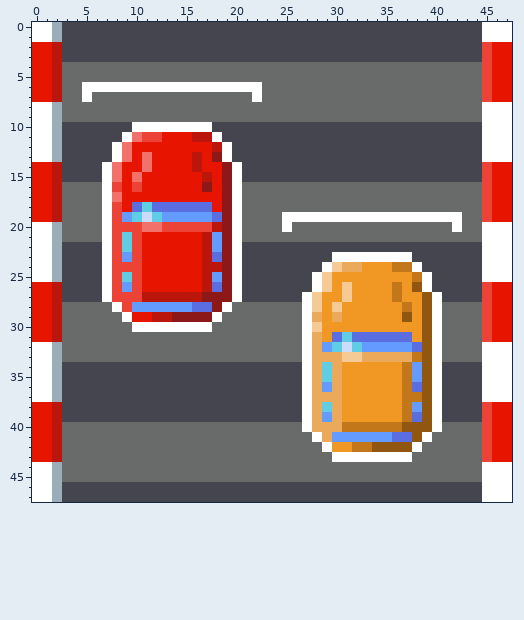
Two states of a pixel-art file, icon/icon-48.ase. This is how it looked before the edit.
48x48 pixels, 1 frame.
The result:
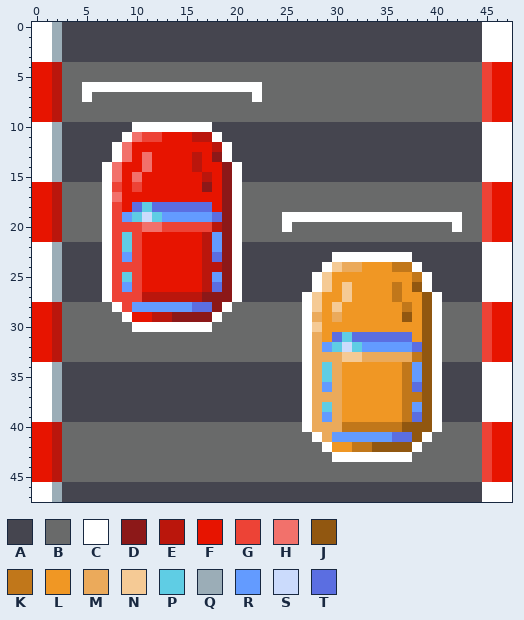
Palette (. is transparent): A #45454f  B #696a6a  C #ffffff  D #8c1818  E #ba160c  F #e71400  G #ed4336  H #f2716b  J #915710  K #c1771a  L #f09724  M #ebaa5b  N #f5ca95  P #5fcde4  Q #9badb7  R #639bff  S #cbdbfc  T #5b6ee1
Difference:
--- layer "borders"
@@ x 0..47 @@
  1 CCQAAAAAAAAAAAAAAAAAAAAAAAAAAAAAAAAAAAAAAAAAACCC
- 2 FFEAAAAAAAAAAAAAAAAAAAAAAAAAAAAAAAAAAAAAAAAAAGFF
- 3 FFEAAAAAAAAAAAAAAAAAAAAAAAAAAAAAAAAAAAAAAAAAAGFF
+ 2 CCQAAAAAAAAAAAAAAAAAAAAAAAAAAAAAAAAAAAAAAAAAACCC
+ 3 CCQAAAAAAAAAAAAAAAAAAAAAAAAAAAAAAAAAAAAAAAAAACCC
  4 FFEBBBBBBBBBBBBBBBBBBBBBBBBBBBBBBBBBBBBBBBBBBGFF
@@ x 0..47 @@
  7 FFEBBCBBBBBBBBBBBBBBBBCBBBBBBBBBBBBBBBBBBBBBBGFF
- 8 CCQBBBBBBBBBBBBBBBBBBBBBBBBBBBBBBBBBBBBBBBBBBCCC
- 9 CCQBBBBBBBBBBBBBBBBBBBBBBBBBBBBBBBBBBBBBBBBBBCCC
+ 8 FFEBBBBBBBBBBBBBBBBBBBBBBBBBBBBBBBBBBBBBBBBBBGFF
+ 9 FFEBBBBBBBBBBBBBBBBBBBBBBBBBBBBBBBBBBBBBBBBBBGFF
 10 CCQAAAAAAACCCCCCCCAAAAAAAAAAAAAAAAAAAAAAAAAAACCC
@@ x 0..47 @@
 13 CCQAAAAACHFHFFFFEFDCAAAAAAAAAAAAAAAAAAAAAAAAACCC
-14 FFEAAAACHFFHFFFFEFFDCAAAAAAAAAAAAAAAAAAAAAAAAGFF
-15 FFEAAAACHFHFFFFFFEFDCAAAAAAAAAAAAAAAAAAAAAAAAGFF
+14 CCQAAAACHFFHFFFFEFFDCAAAAAAAAAAAAAAAAAAAAAAAACCC
+15 CCQAAAACHFHFFFFFFEFDCAAAAAAAAAAAAAAAAAAAAAAAACCC
 16 FFEBBBBCGFGFFFFFFDFDCBBBBBBBBBBBBBBBBBBBBBBBBGFF
@@ x 0..47 @@
 19 FFEBBBBCGRPSPRRRRRTDCBBBBCCCCCCCCCCCCCCCCCCBBGFF
-20 CCQBBBBCGGGHHGGGGGEDCBBBBCBBBBBBBBBBBBBBBBCBBCCC
-21 CCQBBBBCGPGFFFFFFERDCBBBBBBBBBBBBBBBBBBBBBBBBCCC
+20 FFEBBBBCGGGHHGGGGGEDCBBBBCBBBBBBBBBBBBBBBBCBBGFF
+21 FFEBBBBCGPGFFFFFFERDCBBBBBBBBBBBBBBBBBBBBBBBBGFF
 22 CCQAAAACGPGFFFFFFERDCAAAAAAAAAAAAAAAAAAAAAAAACCC
@@ x 0..47 @@
 25 CCQAAAACGPGFFFFFFERDCAAAAAAACNLLLLLLLLKCAAAAACCC
-26 FFEAAAACGRGFFFFFFETDCAAAAAAACNLNLLLLKLJCAAAAAGFF
-27 FFEAAAACGGGEEEEEEDDDCAAAAAACNLLNLLLLKLLJCAAAAGFF
+26 CCQAAAACGRGFFFFFFETDCAAAAAAACNLNLLLLKLJCAAAAACCC
+27 CCQAAAACGGGEEEEEEDDDCAAAAAACNLLNLLLLKLLJCAAAACCC
 28 FFEBBBBBCGRRRRRRTTDCBBBBBBBCNLNLLLLLLKLJCBBBBGFF
@@ x 0..47 @@
 31 FFEBBBBBBBBBBBBBBBBBBBBBBBBCMLTPTTTTTTLJCBBBBGFF
-32 CCQBBBBBBBBBBBBBBBBBBBBBBBBCMRPSPRRRRRTJCBBBBCCC
-33 CCQBBBBBBBBBBBBBBBBBBBBBBBBCMMMNNMMMMMKJCBBBBCCC
+32 FFEBBBBBBBBBBBBBBBBBBBBBBBBCMRPSPRRRRRTJCBBBBGFF
+33 FFEBBBBBBBBBBBBBBBBBBBBBBBBCMMMNNMMMMMKJCBBBBGFF
 34 CCQAAAAAAAAAAAAAAAAAAAAAAAACMPMLLLLLLKRJCAAAACCC
@@ x 0..47 @@
 37 CCQAAAAAAAAAAAAAAAAAAAAAAAACMMMLLLLLLKKJCAAAACCC
-38 FFEAAAAAAAAAAAAAAAAAAAAAAAACMPMLLLLLLKRJCAAAAGFF
-39 FFEAAAAAAAAAAAAAAAAAAAAAAAACMRMLLLLLLKTJCAAAAGFF
+38 CCQAAAAAAAAAAAAAAAAAAAAAAAACMPMLLLLLLKRJCAAAACCC
+39 CCQAAAAAAAAAAAAAAAAAAAAAAAACMRMLLLLLLKTJCAAAACCC
 40 FFEBBBBBBBBBBBBBBBBBBBBBBBBCMMMKKKKKKJJJCBBBBGFF
@@ x 0..47 @@
 43 FFEBBBBBBBBBBBBBBBBBBBBBBBBBBBCCCCCCCCBBBBBBBGFF
-44 CCQBBBBBBBBBBBBBBBBBBBBBBBBBBBBBBBBBBBBBBBBBBCCC
-45 CCQBBBBBBBBBBBBBBBBBBBBBBBBBBBBBBBBBBBBBBBBBBCCC
+44 FFEBBBBBBBBBBBBBBBBBBBBBBBBBBBBBBBBBBBBBBBBBBGFF
+45 FFEBBBBBBBBBBBBBBBBBBBBBBBBBBBBBBBBBBBBBBBBBBGFF
 46 CCQAAAAAAAAAAAAAAAAAAAAAAAAAAAAAAAAAAAAAAAAAACCC
